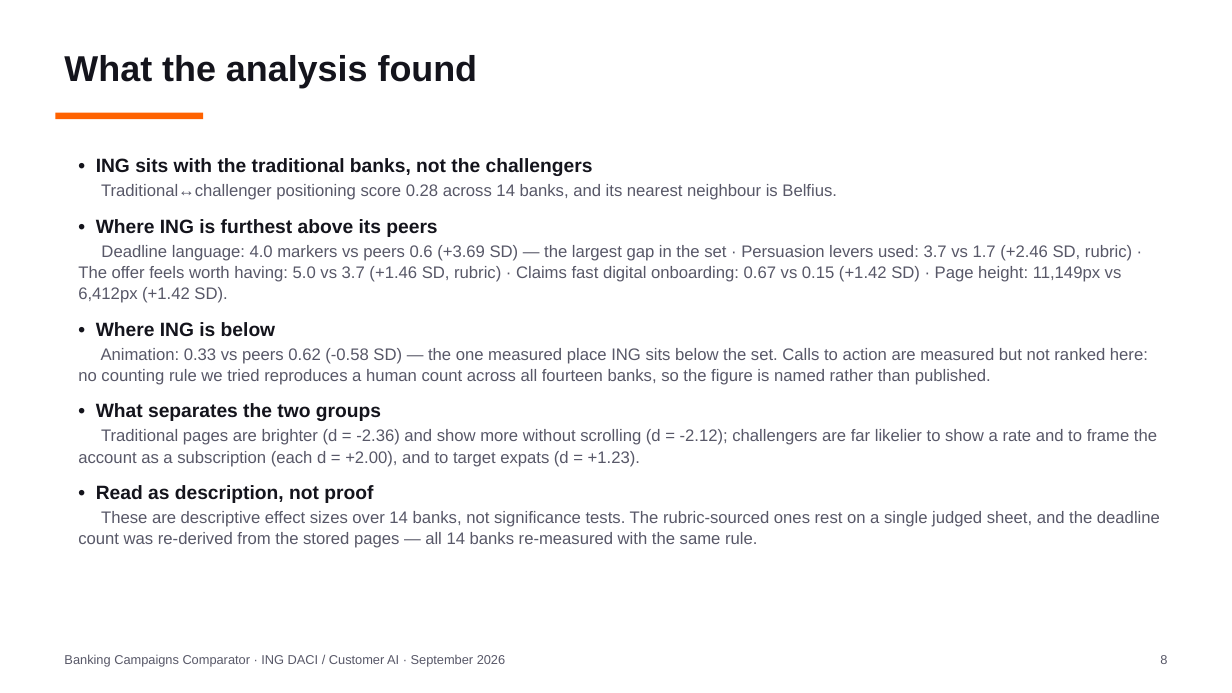
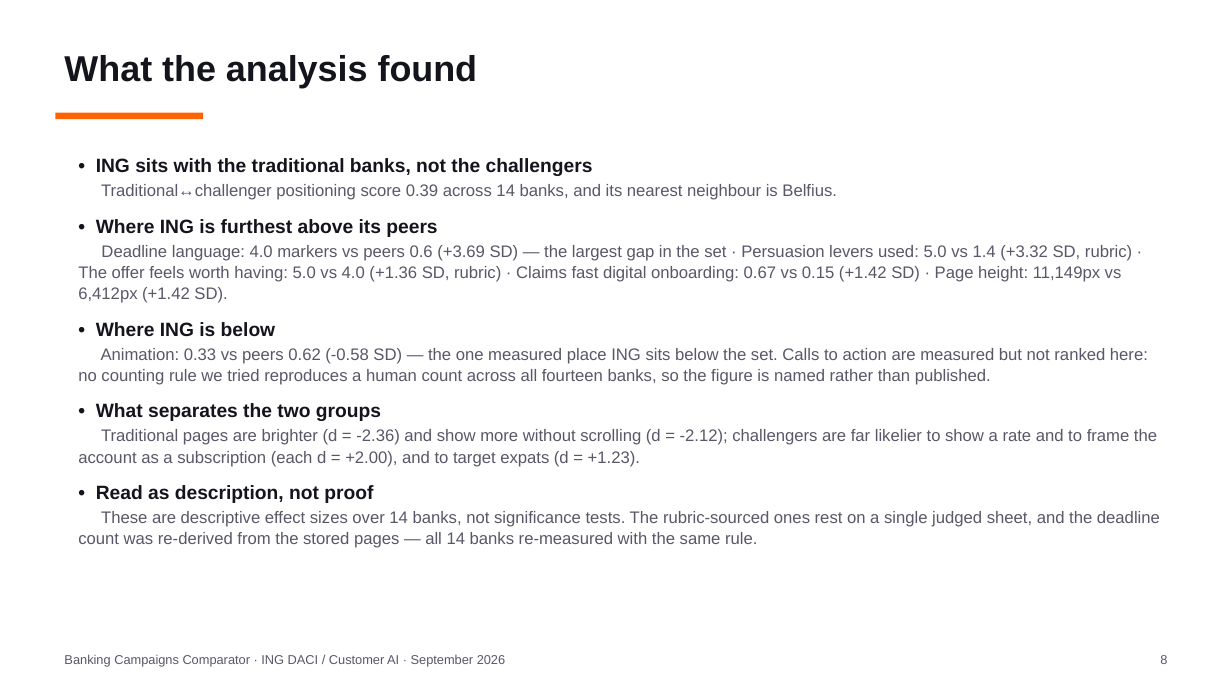
Before and after one commit to Siegried81/ing-usecase, a slide deck: slide 8 of docs/Banking_Campaigns_Comparator.pptx. Drawn at 1232x693 pixels with LibreOffice and Linux fonts; fonts in the diff are those of the drawing. Boxes give left, top, right and bottom in pixels: in the first picture for what was removed or moved away, otherwise in the second. Text is boxed around its words. In the diff, an @@ line names an element or a change of style, - is before the commit and + after.

```diff
--- a/docs/Banking_Campaigns_Comparator.pptx
+++ b/docs/Banking_Campaigns_Comparator.pptx
@@ text at [101, 184, 837, 200]: text changed @@
-Traditional↔challenger positioning score 0.28 across 14 banks, and its nearest neighbour is Belfius.
+Traditional↔challenger positioning score 0.39 across 14 banks, and its nearest neighbour is Belfius.
@@ text at [78, 245, 1132, 303]: text changed @@
-Deadline language: 4.0 markers vs peers 0.6 (+3.69 SD) — the largest gap in the set · Persuasion levers used: 3.7 vs 1.7 (+2.46 SD, rubric) · The offer feels worth having: 5.0 vs 3.7 (+1.46 SD, rubric) · Claims fast digital onboarding: 0.67 vs 0.15 (+1.42 SD) · Page height: 11,149px vs 6,412px (+1.42 SD).
+Deadline language: 4.0 markers vs peers 0.6 (+3.69 SD) — the largest gap in the set · Persuasion levers used: 5.0 vs 1.4 (+3.32 SD, rubric) · The offer feels worth having: 5.0 vs 4.0 (+1.36 SD, rubric) · Claims fast digital onboarding: 0.67 vs 0.15 (+1.42 SD) · Page height: 11,149px vs 6,412px (+1.42 SD).
```
Also in this commit, not shown: 4 other slides changed, 27 other files.
